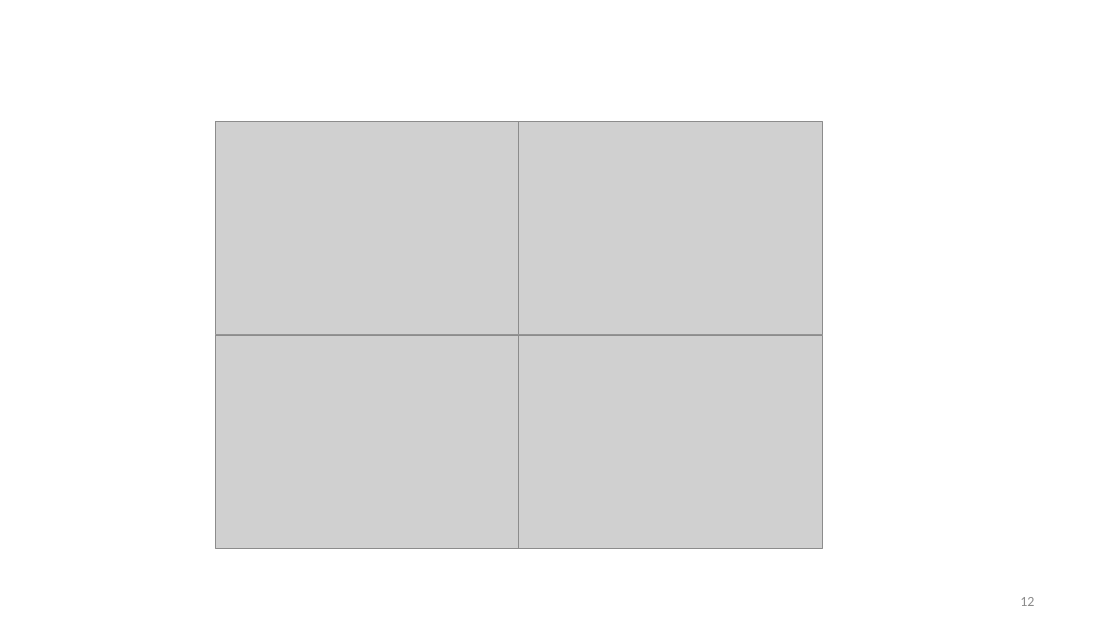
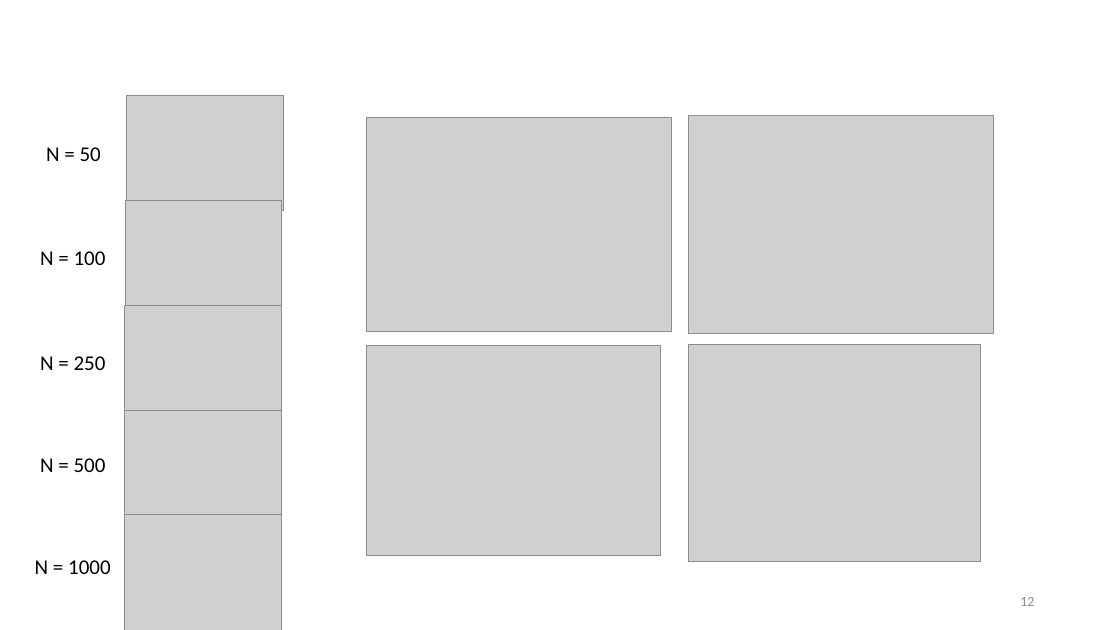
Before and after one commit to tyokokur/presentations, a slide deck: slide 12 of NAF.pptx. Drawn at 1120x630 pixels with LibreOffice and Linux fonts; fonts in the diff are those of the drawing; grey boxes stand for pictures; background and template pictures are left out. Boxes give left, top, right and bottom in pixels: in the first picture for what was removed or moved away, otherwise in the second. Text is boxed around its words. In the diff, an @@ line names an element or a change of style, - is before the commit and + after.

Commit message:
autocommit

```diff
--- a/NAF.pptx
+++ b/NAF.pptx
@@ picture added at (x1=127, y1=95, x2=283, y2=210) @@
@@ picture added at (x1=366, y1=118, x2=670, y2=332) @@
@@ picture added at (x1=689, y1=116, x2=993, y2=334) @@
@@ text added at (x1=46, y1=147, x2=101, y2=161), 18 pt, text #000000 @@
+N = 50
@@ picture removed at (x1=215, y1=122, x2=518, y2=335) @@
@@ picture removed at (x1=519, y1=122, x2=823, y2=335) @@
@@ picture added at (x1=125, y1=200, x2=281, y2=315) @@
@@ text added at (x1=40, y1=251, x2=106, y2=265), 18 pt, text #000000 @@
+N = 100
@@ picture added at (x1=124, y1=305, x2=281, y2=420) @@
@@ text added at (x1=40, y1=356, x2=106, y2=370), 18 pt, text #000000 @@
+N = 250
@@ picture removed at (x1=215, y1=335, x2=518, y2=549) @@
@@ picture added at (x1=366, y1=345, x2=660, y2=555) @@
@@ picture removed at (x1=519, y1=335, x2=823, y2=549) @@
@@ picture added at (x1=689, y1=344, x2=981, y2=562) @@
@@ picture added at (x1=124, y1=410, x2=281, y2=525) @@
@@ text added at (x1=40, y1=458, x2=106, y2=472), 18 pt, text #000000 @@
+N = 500
@@ picture added at (x1=124, y1=515, x2=281, y2=630) @@
@@ text added at (x1=35, y1=560, x2=111, y2=574), 18 pt, text #000000 @@
+N = 1000
```
